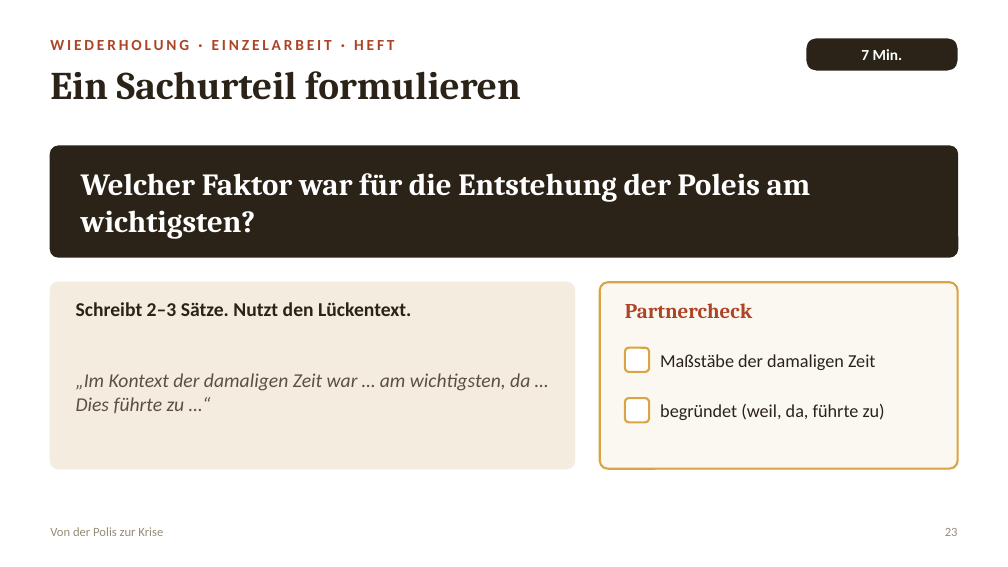
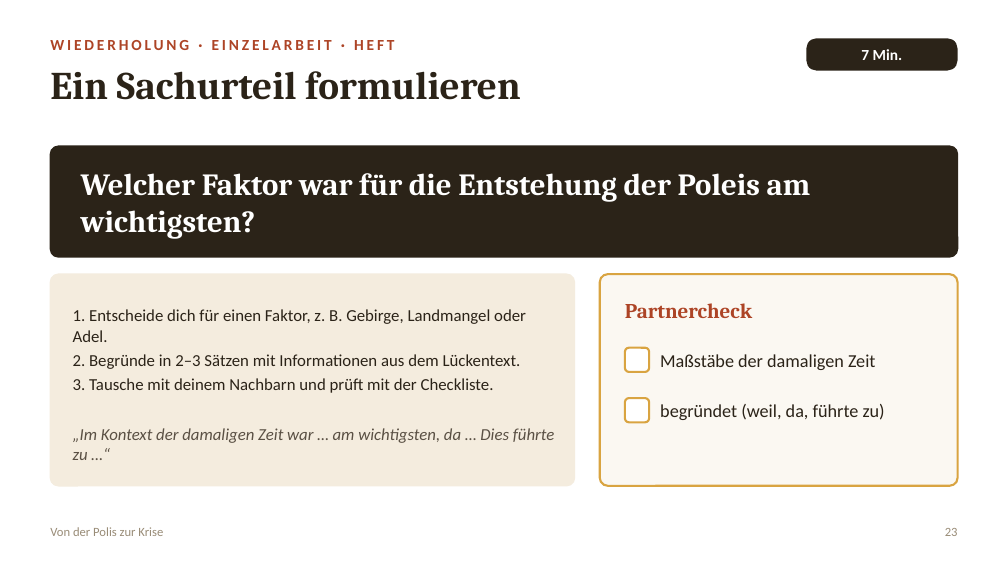
Before and after one commit to golzkonstantin-gif/Schule, a slide deck: slide 23 of Geschichte_11/Doppelstunde_Solon/Folien_Doppelstunde_Drakon_Solon.pptx. Drawn at 1008x567 pixels with LibreOffice and Linux fonts; fonts in the diff are those of the drawing. Boxes give left, top, right and bottom in pixels: in the first picture for what was removed or moved away, otherwise in the second. Text is boxed around its words. In the diff, an @@ line names an element or a change of style, - is before the commit and + after.

```diff
--- a/Geschichte_11/Doppelstunde_Solon/Folien_Doppelstunde_Drakon_Solon.pptx
+++ b/Geschichte_11/Doppelstunde_Solon/Folien_Doppelstunde_Drakon_Solon.pptx
@@ rounded rectangle: place and size @@
-rounded rectangle at (50,282,575,469)
+rounded rectangle at (50,274,575,486)
@@ rounded rectangle at (50,274,575,486): proportions changed @@
@@ text "1. Entscheide dich für einen ..." at (73,309,526,393): vertical alignment top to middle @@
@@ rounded rectangle at (600,274,958,486): proportions changed @@
@@ rounded rectangle: place and size @@
-rounded rectangle at (600,282,958,469)
+rounded rectangle at (600,274,958,486)
@@ text at (73,309,526,393): text changed; size 14 to 12 pt; bold off @@
-Schreibt 2–3 Sätze. Nutzt den Lückentext.
+1. Entscheide dich für einen Faktor, z. B. Gebirge, Landmangel oder Adel.
+2. Begründe in 2–3 Sätzen mit Informationen aus dem Lückentext.
+3. Tausche mit deinem Nachbarn und prüft mit der Checkliste.
@@ text "„Im Kontext der damaligen Zeit ...": place and size @@
-text "„Im Kontext der damaligen Zeit ..." at (76,373,530,413)
+text "„Im Kontext der damaligen Zeit ..." at (73,428,555,460)
@@ text "„Im Kontext der damaligen Zeit ..." at (73,428,555,460): size 14 to 12 pt @@
```
Also in this commit, not shown: 9 other slides changed.
